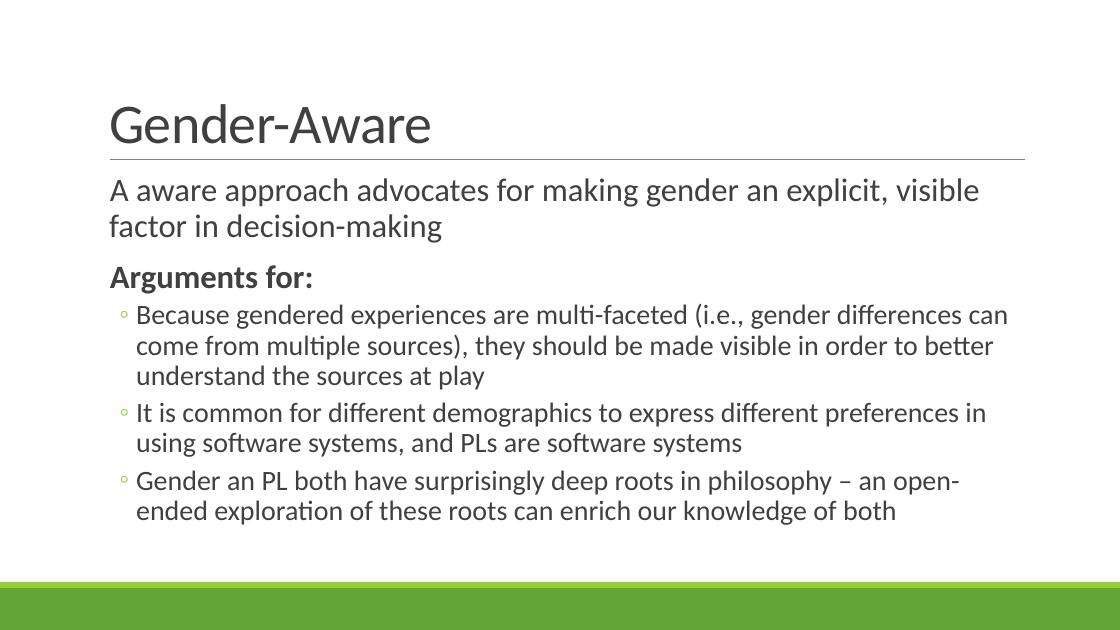
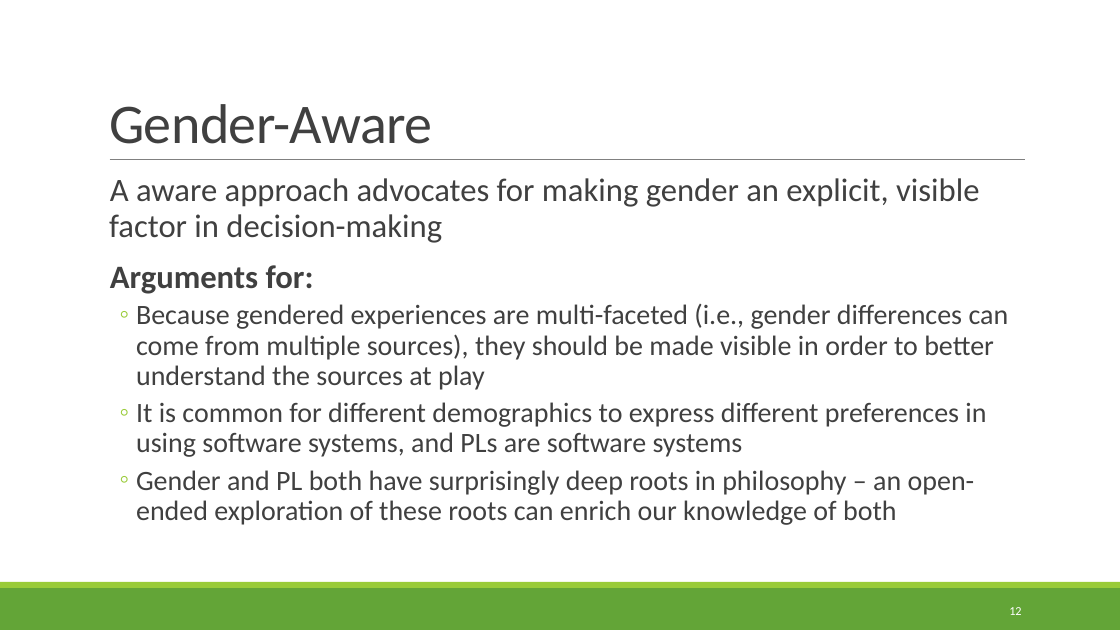
Before and after one commit to rbohrer/pl-course, a slide deck: slide 12 of LectureSlides/10GenderDisability.pptx (slide 10 before the commit). Drawn at 1120x630 pixels with LibreOffice and Linux fonts; fonts in the diff are those of the drawing. Boxes give left, top, right and bottom in pixels: in the first picture for what was removed or moved away, otherwise in the second. Text is boxed around its words. In the diff, an @@ line names an element or a change of style, - is before the commit and + after.

```diff
--- a/LectureSlides/10GenderDisability.pptx
+++ b/LectureSlides/10GenderDisability.pptx
@@ text at (136,470,975,525): text changed @@
-  ◦ Gender an PL both have surprisingly deep roots in philosophy – an open-ended exploration of these roots can enrich our knowledge of both
+  ◦ Gender and PL both have surprisingly deep roots in philosophy – an open-ended exploration of these roots can enrich our knowledge of both
@@ page number added at (1009,607,1021,615), 10.5 pt, text #FFFFFF @@
+12
```
Also in this commit, not shown: 49 other slides changed, 5 slides added.
